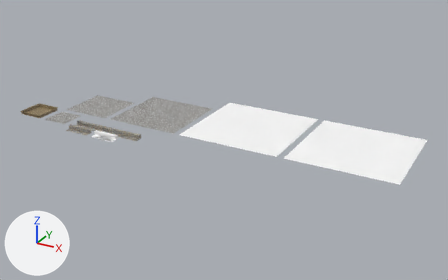
The FBX model Assets/Models/StreetElements/StreetElements.fbx, before and after one commit.
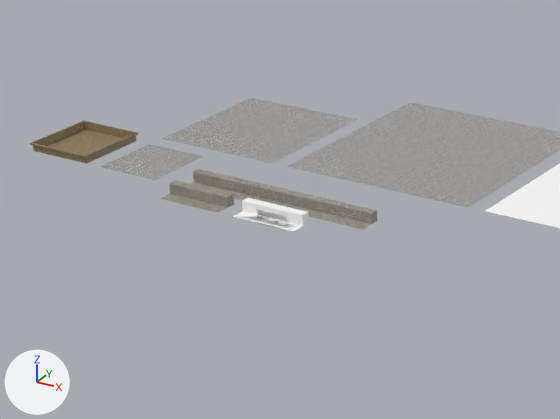
There are two pictures of each version: one whole from a 50 mm lens placed at (74.1, -66.7, 36.6), pointed at (31.8, 10.3, -1.8), one close up on the part from 2% to 46% of the width and 22% to 74% of the height. Arrows for +X, +Y and +Z are at lower left; the lights stay in place. Where no turn or scale is listed for an object, it has been applied to the vertices.
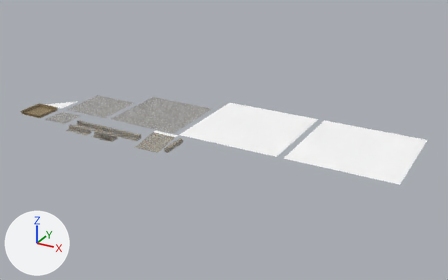
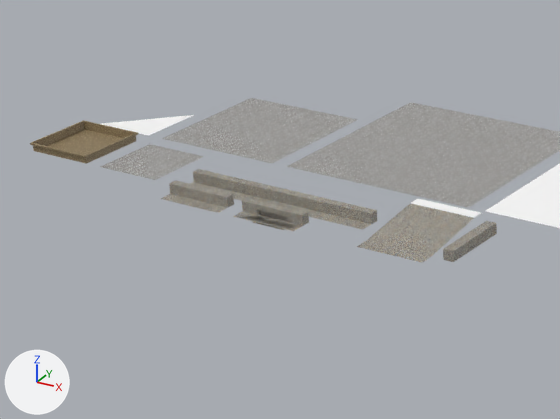
Commit message: + More street elements

What differs and where, as boxes (x1, y1, x2, y2) in the close-ups (560 x 419 px):
'Mesh10', added
    after: (357, 199, 481, 263)
    faces in mat_sidewalkborder (picture img_sidewalkborder_jpg): (357, 203, 474, 263)
    faces in mat_frontcolor (white #ffffff): (411, 199, 481, 218)
'Mesh9', recoloured (white to grey)
    both: (233, 198, 309, 231)
'Mesh11', added
    after: (443, 221, 497, 262)
'Mesh12', added
    after: (102, 115, 193, 136)

What changed in the scene script:
```text
Change me_mesh_008:
    where me_mesh_008.from_pydata(...)  # 104 vertices, 125 faces; spans x 15.0..19.0, y -0.8..0.5, z -0.9..0.0
    remove me_mesh_008.materials.append(mat_frontcolor)  # white #ffffff
    add me_mesh_008.materials.append(mat_sidewalkborder)  # picture img_sidewalkborder_jpg
Add me_mesh_011:
    me_mesh_011.from_pydata(...)  # 3 vertices, 1 face; spans x 0.0..4.0, y 5.0..9.0, z 0.0
    me_mesh_011.materials.append(mat_frontcolor)  # white #ffffff
Add me_mesh_010:
    me_mesh_010.from_pydata(...)  # a box spanning x 27.75..28.35, y 0.0..4.0, z -0.6..0.0
    me_mesh_010.materials.append(mat_sidewalkborder)  # picture img_sidewalkborder_jpg
Add me_mesh_009:
    me_mesh_009.from_pydata(...)  # 12 vertices, 8 faces; spans x 23.0..27.0, y -0.8..4.7, z -0.6..0.02
    # faces by material slot: [2, 6]
    me_mesh_009.materials.append(mat_sidewalkborder)  # picture img_sidewalkborder_jpg
    me_mesh_009.materials.append(mat_frontcolor)  # white #ffffff
Add ob_mesh12:
    ob_mesh12 = bpy.data.objects.new('Mesh12', me_mesh_011)
    ob_mesh12.location = (0.0, 0.0, 0.0)
Add ob_mesh11:
    ob_mesh11 = bpy.data.objects.new('Mesh11', me_mesh_010)
    ob_mesh11.location = (0.0, 0.0, 0.0)
Add ob_mesh10:
    ob_mesh10 = bpy.data.objects.new('Mesh10', me_mesh_009)
    ob_mesh10.location = (0.0, 0.0, 0.0)
```
